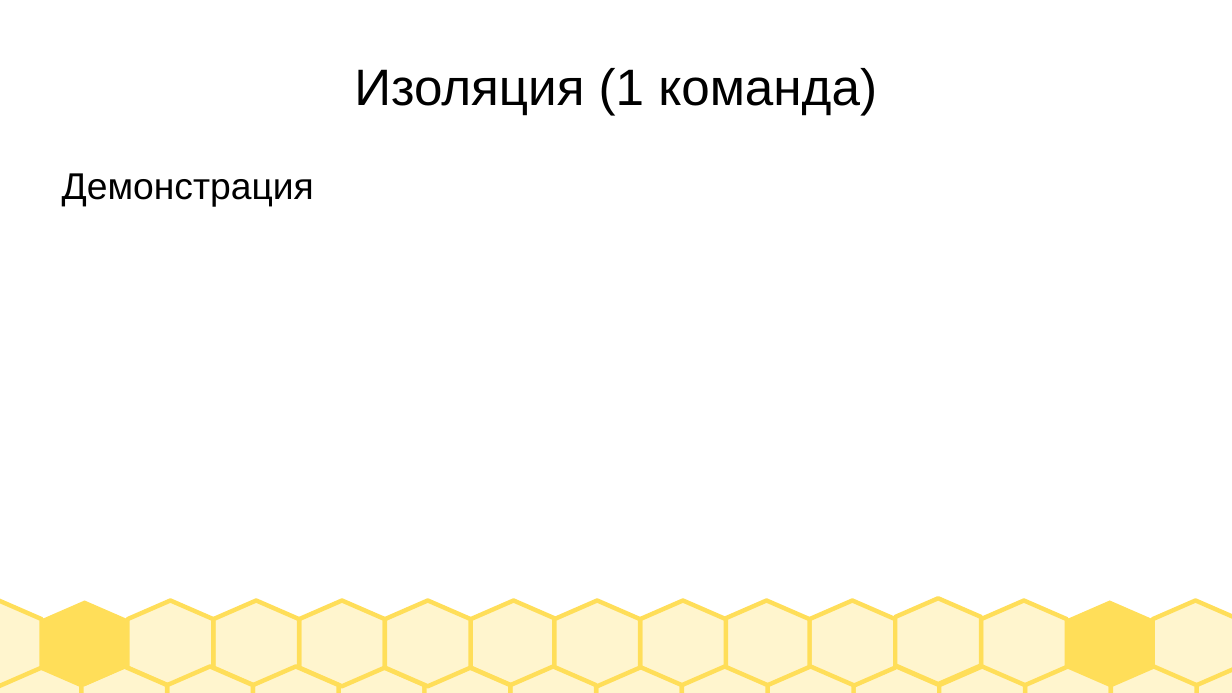
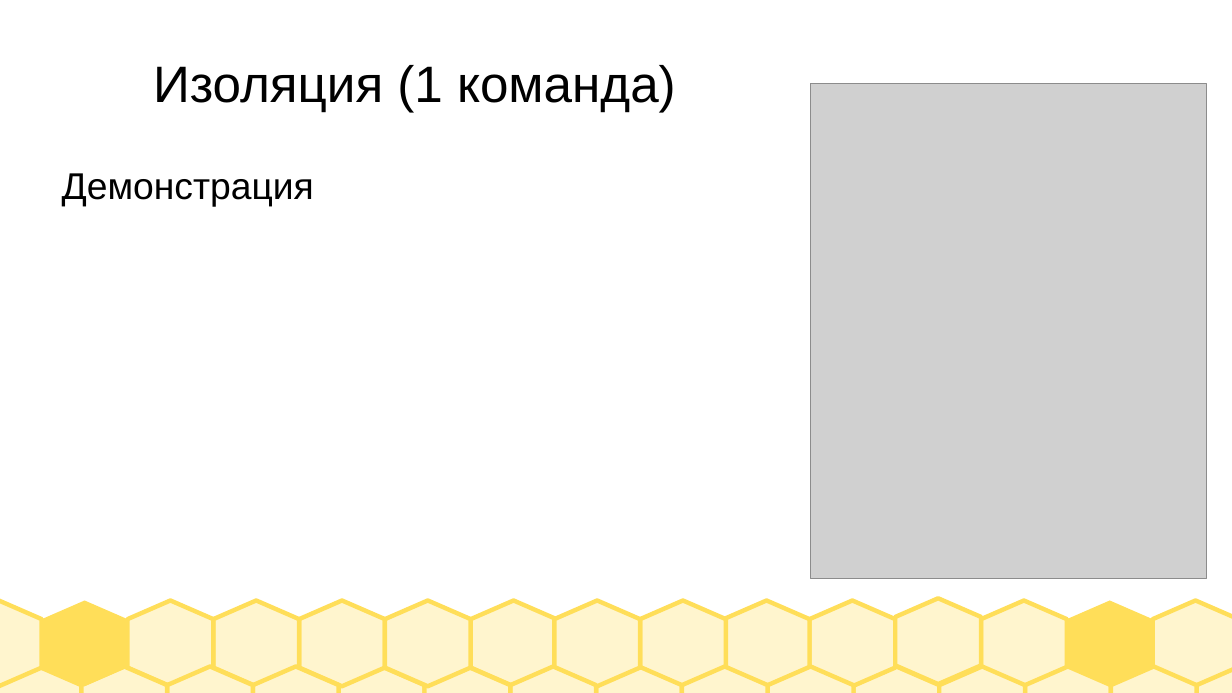
Before and after one commit to DsRase/LB2MININININET, a slide deck: slide 4 of preza.odp. Drawn at 1232x693 pixels with LibreOffice and Linux fonts; fonts in the diff are those of the drawing; grey boxes stand for pictures. Boxes give left, top, right and bottom in pixels: in the first picture for what was removed or moved away, otherwise in the second. Text is boxed around its words. In the diff, an @@ line names an element or a change of style, - is before the commit and + after.

```diff
--- a/preza.odp
+++ b/preza.odp
@@ title "Изоляция (1 команда)": place and size @@
-title "Изоляция (1 команда)" at [354,68,877,116]
+title "Изоляция (1 команда)" at [153,65,676,112]
@@ picture added at [811,84,1207,579] @@
```
Also in this commit, not shown: 1 other slide changed.
